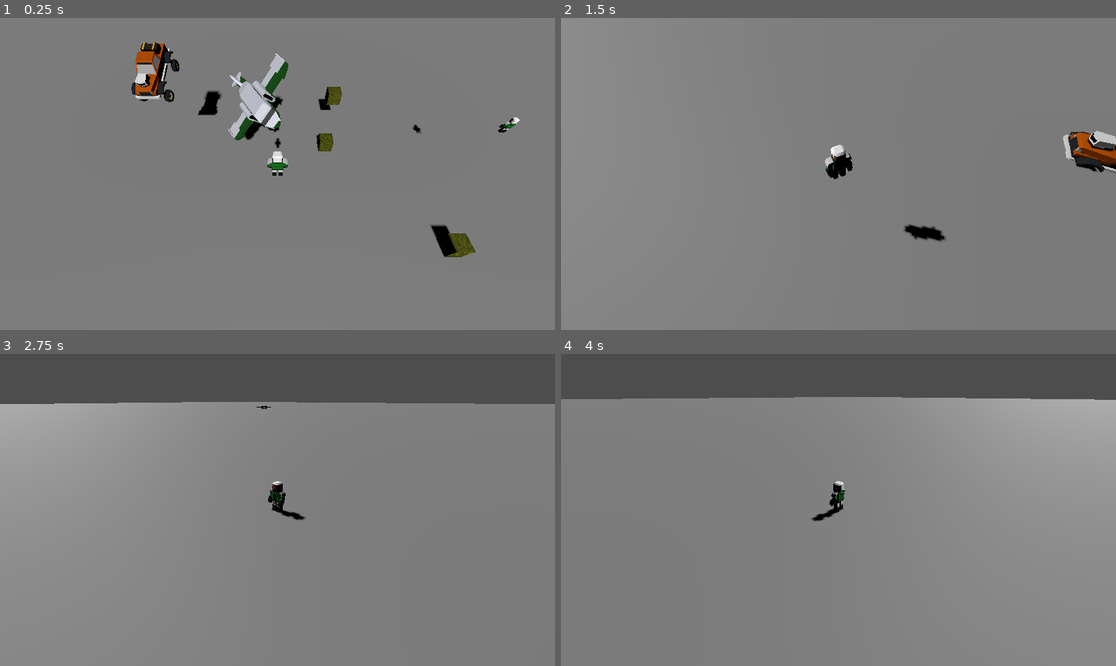
Above: before the commit, frames 1-4 (two rows, left to right).
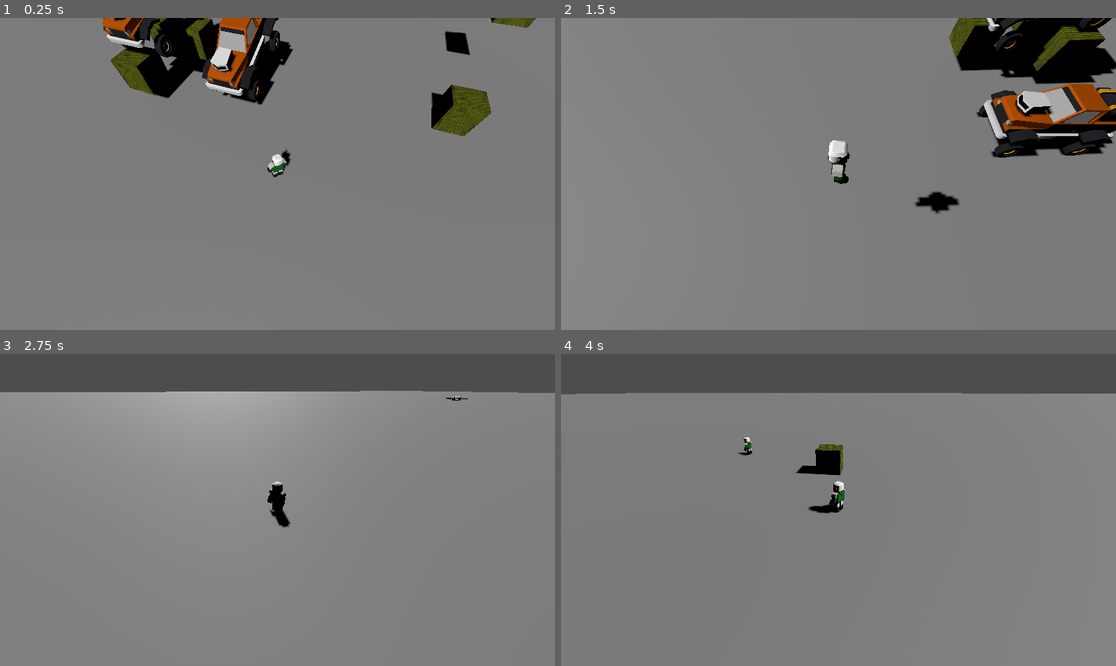
Above: after the commit, the same moments.

Repository: kevinlights/ChocoDriver
Game: Godot game, scene res://run/levels/infinite_level.tscn
Two runs of this game, one before a commit and one after it. Both use one fixed random seed, a clock stepped at 60 frames per second and the inputs below.
Inputs:
- Up to frame 1 (0.25 s): no input
- Up to frame 2 (1.5 s): tap Enter (get_in) at 0.5 s; hold Right (move_right) 0.53-1.28 s; hold Enter (get_in) 0.53-1.28 s; hold Down (move_back) from 1.28 s (still down); tap Space (main) at 1.35 s
- Up to frame 3 (2.75 s): release Down (move_back) at 2.03 s; hold Right (move_right) from 2.03 s (still down); hold Enter (get_in) from 2.03 s (still down)
- Up to frame 4 (4 s): release Right (move_right) at 2.78 s; release Enter (get_in) at 2.78 s; hold Up (move_forward) 2.78-3.53 s; tap Space (main) at 2.85 s; hold Left (move_left) from 3.53 s (still down); hold Enter (get_in) from 3.53 s (still down)

The runs differ from the first frame. In frame 1, 11% of the frame differs, in the area x 18-97%, y 0-77%; in frame 2, 11%, in the area x 47-100%, y 0-72%; in frame 3, 5.0%; in frame 4, 6.1%.

Commit message:
:beetle: Fix jeep wheels passing through ground

Diff:
--- a/first3d/component/entity/vehicles/jeep/Jeep.tscn
+++ b/first3d/component/entity/vehicles/jeep/Jeep.tscn
@@ -7,48 +7,51 @@
 size = Vector3(1, 0.769157, 3.09562)
 
 [node name="Jeep" type="VehicleBody3D"]
+transform = Transform3D(1, 0, 0, 0, 1, 0, 0, 0, 1, 0, -1.25362, 0)
 collision_layer = 8
 collision_mask = 11
-mass = 500.0
-engine_force = 43.42
-steering = -0.253945
+mass = 400.0
 
 [node name="OrangeJeep_noWheel" parent="." instance=ExtResource("1_qgclq")]
 transform = Transform3D(1, 0, 0, 0, 1, 0, 0, 0, -1, 0, 0, 0)
 
 [node name="CollisionShape3D" type="CollisionShape3D" parent="."]
-transform = Transform3D(1, 0, 0, 0, 1, 0, 0, 0, 1, 0, 0.925237, 0)
+transform = Transform3D(1, 0, 0, 0, 1, 0, 0, 0, 1, 0, 0.925237, 0.00334018)
 shape = SubResource("BoxShape3D_1maan")
 
 [node name="FrontRightWheel" type="VehicleWheel3D" parent="."]
 transform = Transform3D(1, 0, 0, 0, 1, 0, 0, 0, 1, -0.6, 0.2, 1)
-steering = -0.253945
 use_as_steering = true
+wheel_roll_influence = 0.4
 wheel_radius = 0.3
+suspension_stiffness = 50.0
 
 [node name="OrangeJeep_wheel" parent="FrontRightWheel" instance=ExtResource("2_f6y5a")]
 transform = Transform3D(-1, 0, 0, 0, 1, 0, 0, 0, 1, 0, 0, 0)
 
 [node name="FrontLeftWheel" type="VehicleWheel3D" parent="."]
 transform = Transform3D(1, 0, 0, 0, 1, 0, 0, 0, 1, 0.6, 0.2, 1)
-steering = -0.253945
 use_as_steering = true
+wheel_roll_influence = 0.4
 wheel_radius = 0.3
+suspension_stiffness = 50.0
 
 [node name="OrangeJeep_wheel" parent="FrontLeftWheel" instance=ExtResource("2_f6y5a")]
 
 [node name="RearLeftWheel" type="VehicleWheel3D" parent="."]
 transform = Transform3D(1, 0, 0, 0, 1, 0, 0, 0, 1, 0.6, 0.2, -1.01869)
-engine_force = 43.42
 use_as_traction = true
+wheel_roll_influence = 0.4
 wheel_radius = 0.3
+suspension_stiffness = 50.0
 
 [node name="OrangeJeep_wheel" parent="RearLeftWheel" instance=ExtResource("2_f6y5a")]
 
 [node name="RearRightWheel" type="VehicleWheel3D" parent="."]
 transform = Transform3D(-1, 0, 0, 0, 1, 0, 0, 0, 1, -0.6, 0.2, -1.019)
-engine_force = 43.42
 use_as_traction = true
+wheel_roll_influence = 0.4
 wheel_radius = 0.3
+suspension_stiffness = 50.0
 
 [node name="OrangeJeep_wheel" parent="RearRightWheel" instance=ExtResource("2_f6y5a")]
--- a/first3d/run/levels/infinite_level.tscn
+++ b/first3d/run/levels/infinite_level.tscn
@@ -7,7 +7,8 @@
 [ext_resource type="PackedScene" uid="uid://dao17ylietgyl" path="res://component/entity/vehicles/plane/tiny_plane.tscn" id="4_tbpfc"]
 [ext_resource type="PackedScene" uid="uid://cj5dmtqadl5nf" path="res://component/entity/vehicles/jeep/Jeep.tscn" id="6_nnvc5"]
 
-[sub_resource type="WorldBoundaryShape3D" id="WorldBoundaryShape3D_2xulb"]
+[sub_resource type="BoxShape3D" id="BoxShape3D_ctk0t"]
+size = Vector3(500, 10, 500)
 
 [sub_resource type="QuadMesh" id="QuadMesh_dt8nl"]
 size = Vector2(500, 500)
@@ -19,8 +20,9 @@
 transform = Transform3D(1, 0, 0, 0, 1, 0, 0, 0, 1, 0, -1, 0)
 collision_mask = 0
 
-[node name="InfinitePlan" type="CollisionShape3D" parent="Ground"]
-shape = SubResource("WorldBoundaryShape3D_2xulb")
+[node name="Shape" type="CollisionShape3D" parent="Ground"]
+transform = Transform3D(1, 0, 0, 0, 1, 0, 0, 0, 1, 0, -5, 0)
+shape = SubResource("BoxShape3D_ctk0t")
 
 [node name="MeshInstance3D" type="MeshInstance3D" parent="Ground"]
 mesh = SubResource("QuadMesh_dt8nl")
@@ -30,14 +32,14 @@
 shadow_enabled = true
 
 [node name="CameraTracker" type="Camera3D" parent="."]
-transform = Transform3D(1, 0, 0, 0, 0.944949, 0.327218, 0, -0.327218, 0.944949, -10, 11.1852, 3.2779)
+transform = Transform3D(1, 0, 0, 0, 0.944949, 0.327218, 0, -0.327218, 0.944949, -10, 4.55409, -0.975595)
 current = true
 script = ExtResource("1_qdm47")
 max_distance = 6.0
 camera_height = 2.0
 
 [node name="MainWalker" parent="." instance=ExtResource("1_x0026")]
-transform = Transform3D(1, 0, 0, 0, 1, 0, 0, 0, 1, -10, 9, 0)
+transform = Transform3D(0.701432, 0, 0.712736, 0, 1, 0, -0.712736, 0, 0.701432, -11.0852, 1.31191, -4.00841)
 
 [node name="Control" parent="MainWalker" instance=ExtResource("2_0i5t8")]
 
@@ -55,14 +57,26 @@
 [node name="Box3" parent="Boxes" instance=ExtResource("2_e8xto")]
 transform = Transform3D(1, 0, 0, 0, 1, 0, 0, 0, 1, -5.53697, 1.42774, -11.1883)
 
+[node name="Box4" parent="Boxes" instance=ExtResource("2_e8xto")]
+transform = Transform3D(1, 0, 0, 0, 1, 0, 0, 0, 1, -15.8675, 0, -8.18967)
+
+[node name="Box5" parent="Boxes" instance=ExtResource("2_e8xto")]
+transform = Transform3D(1, 0, 0, 0, 1, 0, 0, 0, 1, -16.5707, 0, -5.78347)
+
+[node name="Box6" parent="Boxes" instance=ExtResource("2_e8xto")]
+transform = Transform3D(1, 0, 0, 0, 1, 0, 0, 0, 1, -17.1773, 0, -8.17952)
+
 [node name="TinyPlane" parent="." instance=ExtResource("4_tbpfc")]
 transform = Transform3D(0.477312, 0.527326, -0.702923, -0.741391, 0.671074, 0, 0.471713, 0.521141, 0.711266, -76.6685, 15.7672, 53.8067)
 
 [node name="TinyPlane2" parent="." instance=ExtResource("4_tbpfc")]
-transform = Transform3D(-0.589079, -0.650805, -0.478999, -0.741391, 0.671074, 1.34747e-08, 0.321443, 0.355125, -0.877816, -10.5959, 3.94108, -6.48481)
+transform = Transform3D(-0.589079, -0.650805, -0.478999, -0.741391, 0.671074, 1.34747e-08, 0.321443, 0.355125, -0.877816, -10.5959, 3.94108, -17.5095)
 
-[node name="Jeep" parent="." instance=ExtResource("6_nnvc5")]
-transform = Transform3D(1, 0, 0, 0, 0.956386, -0.292105, 0, 0.292105, 0.956386, -16.454, 5.25324, -7.30216)
+[node name="Jeep1" parent="." instance=ExtResource("6_nnvc5")]
+transform = Transform3D(1, 0, 0, 0, 0.956386, -0.292105, 0, 0.292105, 0.956386, -16.454, 1.16515, -7.30216)
+
+[node name="Jeep2" parent="." instance=ExtResource("6_nnvc5")]
+transform = Transform3D(1, 0, 0, 0, 0.956386, -0.292105, 0, 0.292105, 0.956386, -13.4204, 0.313514, -7.30216)
 
 [connection signal="focus_required" from="MainWalker" to="CameraTracker" method="_on_focus_required"]
 [connection signal="dir_changed" from="MainWalker/Control" to="MainWalker" method="_on_dir_changed"]
